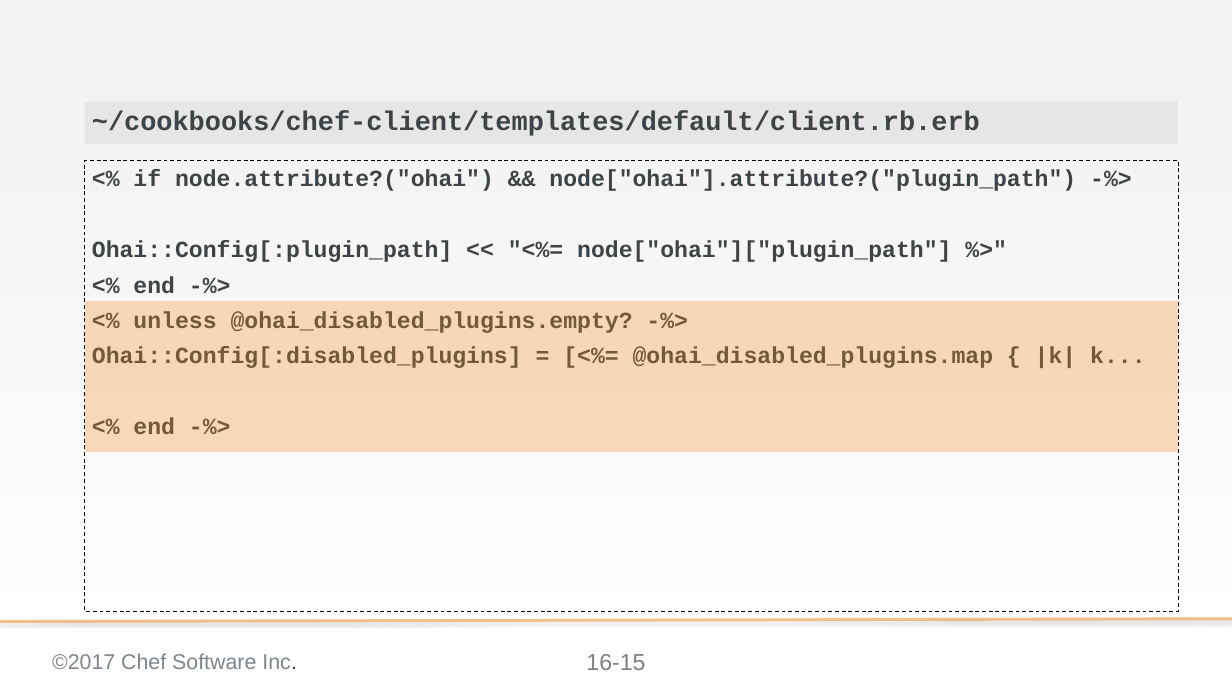
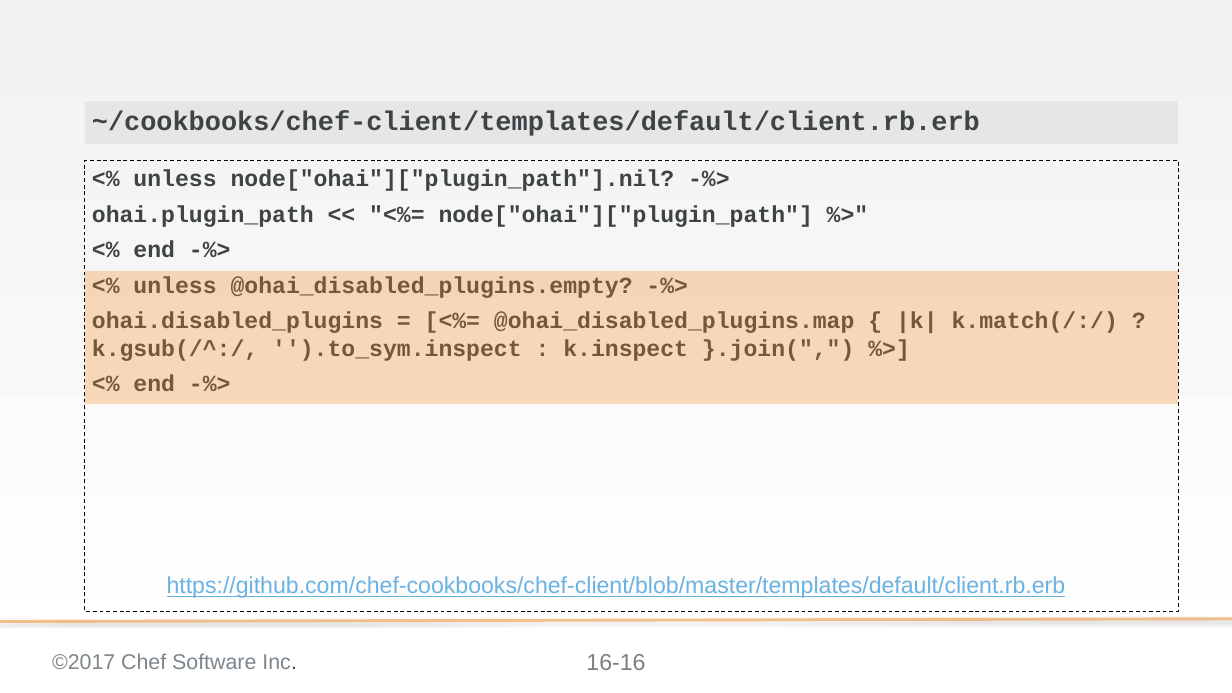
Before and after one commit to ericheiser/chef-intermediate, a slide deck: slide 16 of 16-tuning_ohai.pptx (slide 15 before the commit). Drawn at 1232x693 pixels with LibreOffice and Linux fonts; fonts in the diff are those of the drawing; background and template pictures are left out. Boxes give left, top, right and bottom in pixels: in the first picture for what was removed or moved away, otherwise in the second. Text is boxed around its words. In the diff, an @@ line names an element or a change of style, - is before the commit and + after.

Commit message:
added link to 16.6, added link to 16.13, corrected screenshots, added link for whitelisting attributes and removed deprecated cookbook link

```diff
--- a/16-tuning_ohai.pptx
+++ b/16-tuning_ohai.pptx
@@ text at (92,170,813,227): text changed @@
-<% if node.attribute?("ohai") && node["ohai"].attribute?("plugin_path") -%>
-Ohai::Config[:plugin_path] << "<%= node["ohai"]["plugin_path"] %>"
+<% unless node["ohai"]["plugin_path"].nil? -%>
+ohai.plugin_path << "<%= node["ohai"]["plugin_path"] %>"
@@ rectangle: place and size @@
-rectangle at (85,301,1178,452)
+rectangle at (85,271,1178,405)
@@ text at (92,311,1118,361): text changed @@
-Ohai::Config[:disabled_plugins] = [<%= @ohai_disabled_plugins.map { |k| k...
+ohai.disabled_plugins = [<%= @ohai_disabled_plugins.map { |k| k.match(/:/) ? k.gsub(/^:/, '').to_sym.inspect : k.inspect }.join(",") %>]
@@ text added at (167,576,1066,598), 24 pt, text #6BB2E2, underline @@
+https://github.com/chef-cookbooks/chef-client/blob/master/templates/default/client.rb.erb
@@ page number at (586,654,645,670): text changed @@
-16-15
+16-16
```
Also in this commit, not shown: 7 other slides changed, 1 slide added.
